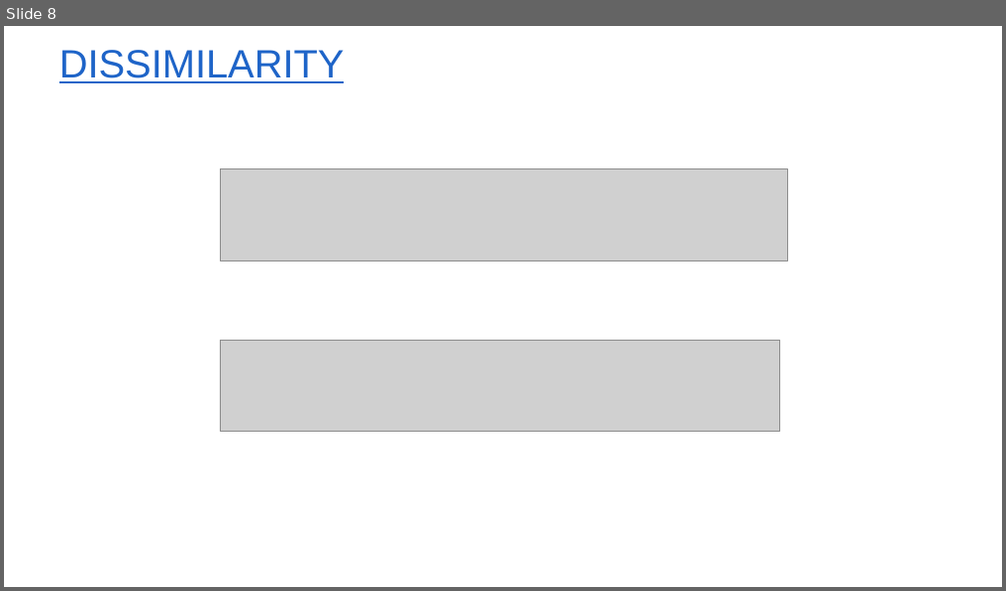
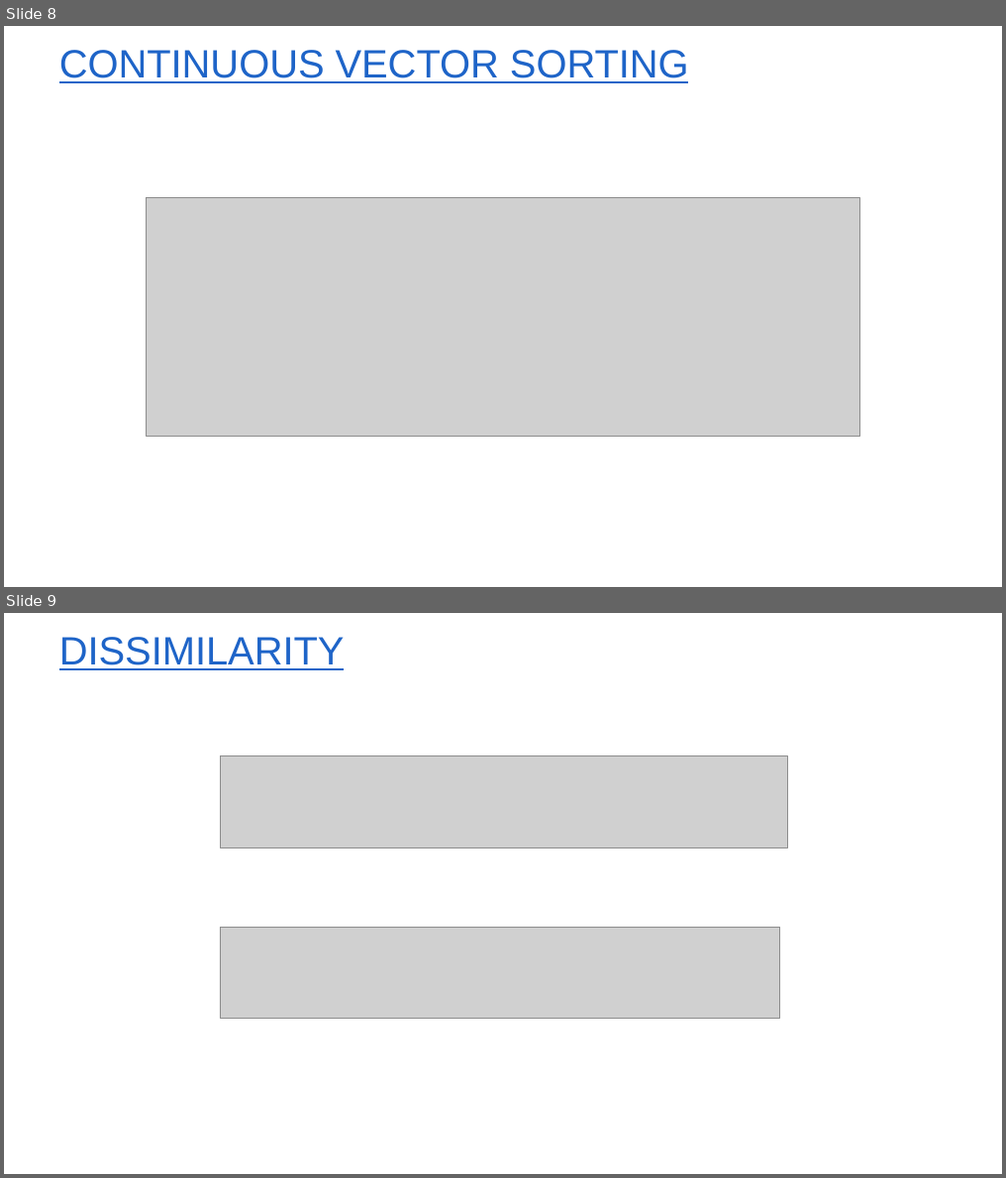
Before and after one commit to yvlaere/ant_sorting, a slide deck: Spatio-temporele modellen.pptx. Shown one above the other, each under a label of ours: slide 8 before the commit, slides 8 and 9 after it. The pictures are 1006x591 and 1006x1178 pixels, drawn with LibreOffice and Linux fonts; fonts in the diff are those of the drawing; grey boxes stand for pictures; background and template pictures are left out. Boxes give left, top, right and bottom in pixels: in the first picture for what was removed or moved away, otherwise in the second. Text is boxed around its words. In the diff, an @@ line names an element or a change of style, - is before the commit and + after.

```diff
--- a/Spatio-temporele modellen.pptx
+++ b/Spatio-temporele modellen.pptx
@@ slide 8 added at box(4, 26, 1002, 587), background #FFFFFF @@
@@ title added at box(59, 50, 689, 83), 38 pt, text #1E64C8, underline @@
+CONTINUOUS VECTOR SORTING
@@ picture added at box(147, 197, 859, 436) @@
@@ what was slide 8 is now slide 9 @@
```
Also in this commit, not shown: 1 slide changed.
